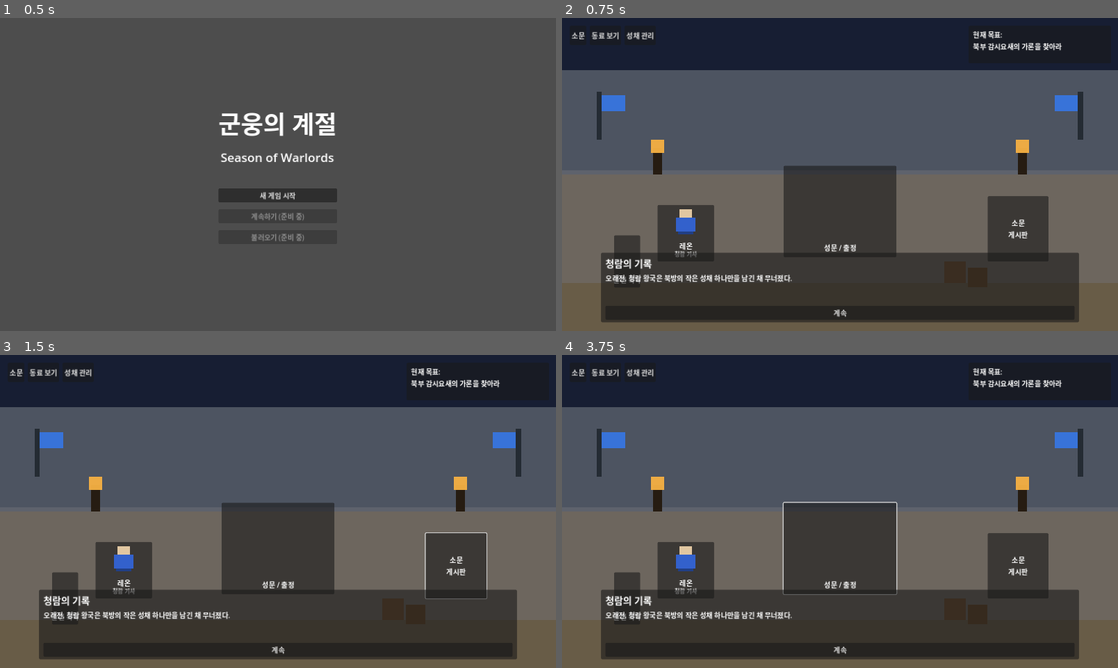
Above: before the commit, frames 1-4 (two rows, left to right).
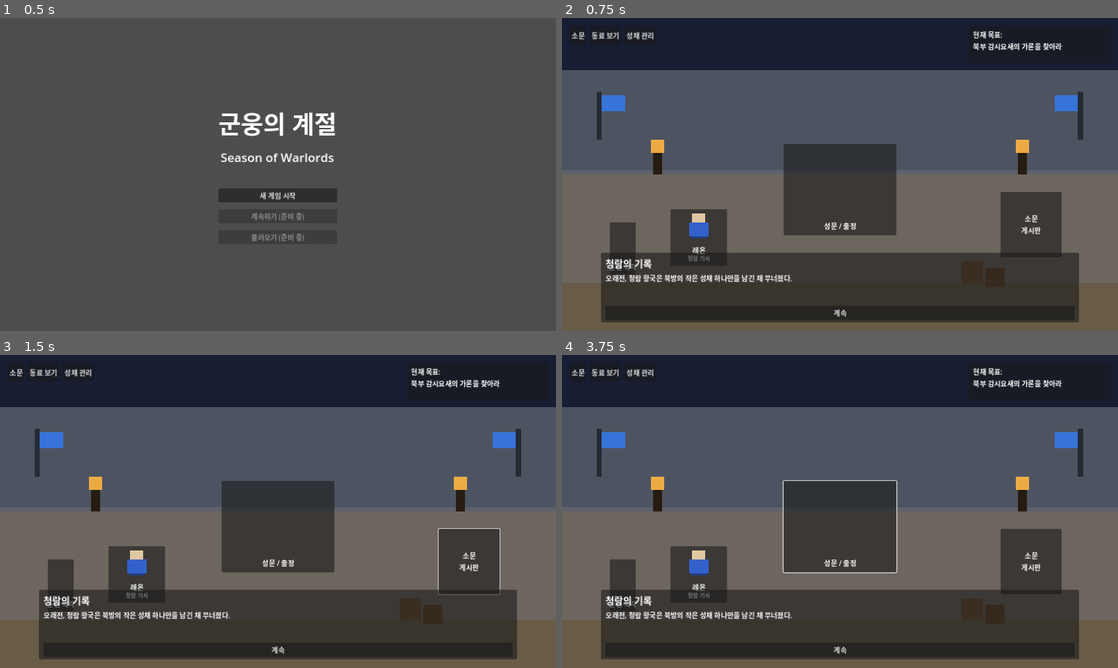
Above: after the commit, the same moments.

Repository: yogitobi31/season-of-warlords
Game: Godot game, scene res://scenes/Title.tscn
Two runs of this game, one before a commit and one after it. Both use one fixed random seed, a clock stepped at 60 frames per second and the inputs below.
Inputs (mouse positions are in pixels of both pictures, inside the frame that each line leads up to; where the layout moved, square brackets give the same spot in the first picture):
- Up to frame 1 (0.5 s): no input
- Up to frame 2 (0.75 s): click "새 게임 시작" at 0.5 s
- Up to frame 3 (1.5 s): click (467, 561) [455, 564] at 1.25 s
- Up to frame 4 (3.75 s): click "소문" at 2 s; click (623, 586) at 2.77 s; click (840, 527) [840, 549] at 3.5 s

Frame 1 is identical in both runs. In frame 2, 5.5% of the frame differs, in the area x 8-90%, y 40-85%; in frame 3, 5.6%; in frame 4, 5.7%.

Commit message:
Improve CastleHub layout, training dummy interaction, and Mira rumor flow

Diff:
--- a/scenes/CastleHub.tscn
+++ b/scenes/CastleHub.tscn
@@ -91,9 +91,9 @@
 anchor_right = 0.5
 anchor_bottom = 0.5
 offset_left = -130.0
-offset_top = -20.0
+offset_top = -70.0
 offset_right = 130.0
-offset_bottom = 190.0
+offset_bottom = 140.0
 grow_horizontal = 2
 grow_vertical = 2
 
@@ -126,10 +126,10 @@
 [node name="RumorBoard" type="Panel" parent="SceneRoot"]
 custom_minimum_size = Vector2(140, 150)
 layout_mode = 1
-offset_left = 980.0
-offset_top = 410.0
-offset_right = 1120.0
-offset_bottom = 560.0
+offset_left = 1010.0
+offset_top = 400.0
+offset_right = 1150.0
+offset_bottom = 550.0
 
 [node name="RumorBoardLabel" type="Label" parent="SceneRoot/RumorBoard"]
 layout_mode = 1
@@ -155,10 +155,10 @@
 [node name="LeonMarker" type="Panel" parent="SceneRoot"]
 custom_minimum_size = Vector2(130, 130)
 layout_mode = 1
-offset_left = 220.0
-offset_top = 430.0
-offset_right = 350.0
-offset_bottom = 560.0
+offset_left = 250.0
+offset_top = 440.0
+offset_right = 380.0
+offset_bottom = 570.0
 
 [node name="LeonButton" type="Button" parent="SceneRoot/LeonMarker"]
 layout_mode = 1
@@ -174,10 +174,10 @@
 visible = false
 custom_minimum_size = Vector2(130, 130)
 layout_mode = 1
-offset_left = 420.0
-offset_top = 430.0
-offset_right = 550.0
-offset_bottom = 560.0
+offset_left = 450.0
+offset_top = 440.0
+offset_right = 580.0
+offset_bottom = 570.0
 
 [node name="GaronButton" type="Button" parent="SceneRoot/GaronMarker"]
 layout_mode = 1
@@ -193,10 +193,10 @@
 visible = false
 custom_minimum_size = Vector2(130, 130)
 layout_mode = 1
-offset_left = 620.0
-offset_top = 430.0
-offset_right = 750.0
-offset_bottom = 560.0
+offset_left = 760.0
+offset_top = 440.0
+offset_right = 890.0
+offset_bottom = 570.0
 
 [node name="ElinButton" type="Button" parent="SceneRoot/ElinMarker"]
 layout_mode = 1
@@ -274,26 +274,26 @@
 
 [node name="CrateA" type="ColorRect" parent="SceneRoot"]
 layout_mode = 1
-offset_left = 880.0
+offset_left = 920.0
 offset_top = 560.0
-offset_right = 930.0
+offset_right = 970.0
 offset_bottom = 610.0
 color = Color(0.42, 0.29, 0.17, 1)
 
 [node name="CrateB" type="ColorRect" parent="SceneRoot"]
 layout_mode = 1
-offset_left = 935.0
+offset_left = 975.0
 offset_top = 575.0
-offset_right = 980.0
+offset_right = 1020.0
 offset_bottom = 620.0
 color = Color(0.38, 0.26, 0.15, 1)
 
 [node name="TrainingDummy" type="Panel" parent="SceneRoot"]
 layout_mode = 1
-offset_left = 120.0
-offset_top = 500.0
-offset_right = 180.0
-offset_bottom = 620.0
+offset_left = 110.0
+offset_top = 470.0
+offset_right = 170.0
+offset_bottom = 590.0
 
 [node name="TrainingDummyLabel" type="Label" parent="SceneRoot/TrainingDummy"]
 layout_mode = 1
@@ -309,6 +309,16 @@
 grow_horizontal = 2
 text = "훈련 목각"
 horizontal_alignment = 1
+
+[node name="TrainingDummyButton" type="Button" parent="SceneRoot/TrainingDummy"]
+layout_mode = 1
+anchors_preset = 15
+anchor_right = 1.0
+anchor_bottom = 1.0
+grow_horizontal = 2
+grow_vertical = 2
+text = ""
+flat = true
 
 [node name="UILayer" type="CanvasLayer" parent="."]
 
--- a/scripts/CastleHub.gd
+++ b/scripts/CastleHub.gd
@@ -15,6 +15,7 @@
 @onready var elin_button: Button = $SceneRoot/ElinMarker/ElinButton
 @onready var gate_button: Button = $SceneRoot/Gate/GateButton
 @onready var rumor_board_button: Button = $SceneRoot/RumorBoard/RumorBoardButton
+@onready var training_dummy_button: Button = $SceneRoot/TrainingDummy/TrainingDummyButton
 
 @onready var rumor_button: Button = $UILayer/TopMenu/RumorButton
 @onready var companion_button: Button = $UILayer/TopMenu/CompanionButton
@@ -56,6 +57,7 @@
 
 	gate_button.pressed.connect(_on_expedition_pressed)
 	rumor_board_button.pressed.connect(_on_rumor_pressed)
+	training_dummy_button.pressed.connect(_on_training_dummy_pressed)
 	leon_button.pressed.connect(_on_leon_pressed)
 	garon_button.pressed.connect(_on_garon_pressed)
 	elin_button.pressed.connect(_on_elin_pressed)
@@ -296,8 +298,10 @@
 		quest_log_label.text = "현재 목표:\n북부 감시요새의 가론을 찾아라"
 	elif not GameState.has_companion_joined("elin"):
 		quest_log_label.text = "현재 목표:\n서리숲 관문의 숲의 사수를 찾아라"
+	elif not GameState.has_companion_joined("mira"):
+		quest_log_label.text = "현재 목표:\n고대 유적지에서 들려오는 이상한 빛의 소문을 조사하라"
 	else:
-		quest_log_label.text = "현재 목표:\n성채를 정비하고 다음 소문을 기다려라"
+		quest_log_label.text = "현재 목표:\n성채를 정비하고 다음 원정을 준비하라"
 
 func refresh_status_message() -> void:
 	if GameState.active_rumor_id == "rumor_garon":
@@ -305,6 +309,9 @@
 		return
 	if GameState.active_rumor_id == "rumor_elin":
 		status_label.text = "숲의 사수 소문을 추적 중입니다."
+		return
+	if GameState.active_rumor_id == "rumor_mira":
+		status_label.text = "고대 유적지의 푸른 빛 소문을 추적 중입니다."
 		return
 	status_label.text = ""
 
@@ -323,9 +330,14 @@
 	if rumor_panel_rumor_id == "rumor_garon":
 		body_text = "\"북부 감시요새에는 진홍 공국의 명령을 따르지 않고, 백성들을 지키는 용병대장이 있다는 소문이 있습니다.\"\n"
 		body_text += "\"그의 이름은 가론. 약자를 버리는 군주는 따르지 않는다고 합니다.\""
-	else:
+	elif rumor_panel_rumor_id == "rumor_elin":
 		body_text = "\"서리숲 관문 근처에서 진홍 공국의 정찰대를 홀로 막아내는 사수가 있다는 소문이 있습니다.\"\n"
 		body_text += "\"그녀는 숲을 지키기 위해 누구의 깃발도 따르지 않는다고 합니다.\"\n\n관련 동료: 엘린"
+	elif rumor_panel_rumor_id == "rumor_mira":
+		body_text = "\"서부 협곡로 너머 고대 유적지에서 밤마다 푸른 빛이 솟아오른다는 소문이 있습니다.\"\n"
+		body_text += "\"그곳에는 진홍 공국도 녹림 변경백령도 아닌, 홀로 마법서를 지키는 견습 마법사가 있다고 합니다.\"\n\n관련 동료: 미라"
+	else:
+		body_text = "\"새로운 소문이 없습니다.\""
 	if bool(rumor_data.get("completed", false)):
 		body_text += "\n\n(이미 해결한 소문입니다.)"
 	rumor_body_label.text = body_text
@@ -340,6 +352,32 @@
 
 func _on_close_rumor_pressed() -> void:
 	rumor_overlay.visible = false
+
+func _on_training_dummy_pressed() -> void:
+	if opening_active:
+		return
+	show_popup("훈련 목각", build_training_dummy_text())
+
+func build_training_dummy_text() -> String:
+	var lines: Array[String] = []
+	lines.append("병사들이 기본 전투 자세를 연습하는 훈련용 목각입니다.")
+	lines.append("현재 해금된 병종을 확인하고, 다음 전투를 준비할 수 있습니다.")
+	lines.append("")
+	lines.append("해금 병종:")
+	for class_id: String in GameState.unlocked_unit_classes:
+		var class_data: Dictionary = GameState.UNIT_CLASSES.get(class_id, {})
+		lines.append("- %s" % str(class_data.get("display_name", class_id)))
+	lines.append("")
+	lines.append("상성 팁:")
+	lines.append("- 창병은 기병에게 강합니다.")
+	lines.append("- 방패보병은 전열 유지에 강하지만 마법에 약합니다.")
+	lines.append("- 기병은 궁수와 소서러에게 강하지만 창병에게 약합니다.")
+	lines.append("")
+	lines.append("현재 성채 전투 보너스:")
+	lines.append("- 병영 보너스(체력): +%.1f" % GameState.get_soldier_hp_bonus())
+	lines.append("- 훈련장 보너스(공격력): +%.1f" % GameState.get_soldier_attack_bonus())
+	lines.append("- 숙소 보너스(사기): +%.1f" % GameState.get_army_morale_bonus())
+	return "\n".join(lines)
 
 func refresh_courtyard_people() -> void:
 	garon_marker.visible = GameState.has_companion_joined("garon")
--- a/scripts/GameState.gd
+++ b/scripts/GameState.gd
@@ -209,6 +209,14 @@
 			"related_companion_id": "elin",
 			"active": false,
 			"completed": false
+		},
+		"rumor_mira": {
+			"id": "rumor_mira",
+			"title": "고대 유적지의 견습 마법사",
+			"target_region_id": "r7",
+			"related_companion_id": "mira",
+			"active": false,
+			"completed": false
 		}
 	}
 	completed_rumors.clear()
@@ -568,10 +576,18 @@
 	var rumor_ids: Array[String] = []
 	var garon_joined: bool = has_companion_joined("garon")
 	var elin_joined: bool = has_companion_joined("elin")
+	var mira_joined: bool = has_companion_joined("mira")
 	if not garon_joined and rumors.has("rumor_garon") and not bool(rumors["rumor_garon"].get("completed", false)):
 		rumor_ids.append("rumor_garon")
-	elif not elin_joined and rumors.has("rumor_elin") and not bool(rumors["rumor_elin"].get("completed", false)):
+	if garon_joined and not elin_joined and rumors.has("rumor_elin") and not bool(rumors["rumor_elin"].get("completed", false)):
 		rumor_ids.append("rumor_elin")
+	if garon_joined and elin_joined and not mira_joined and rumors.has("rumor_mira") and not bool(rumors["rumor_mira"].get("completed", false)):
+		rumor_ids.append("rumor_mira")
+	var unique_ids: Array[String] = []
+	for rumor_id: String in rumor_ids:
+		if not unique_ids.has(rumor_id):
+			unique_ids.append(rumor_id)
+	rumor_ids = unique_ids
 	return rumor_ids
 
 func update_pending_castle_event() -> void:
